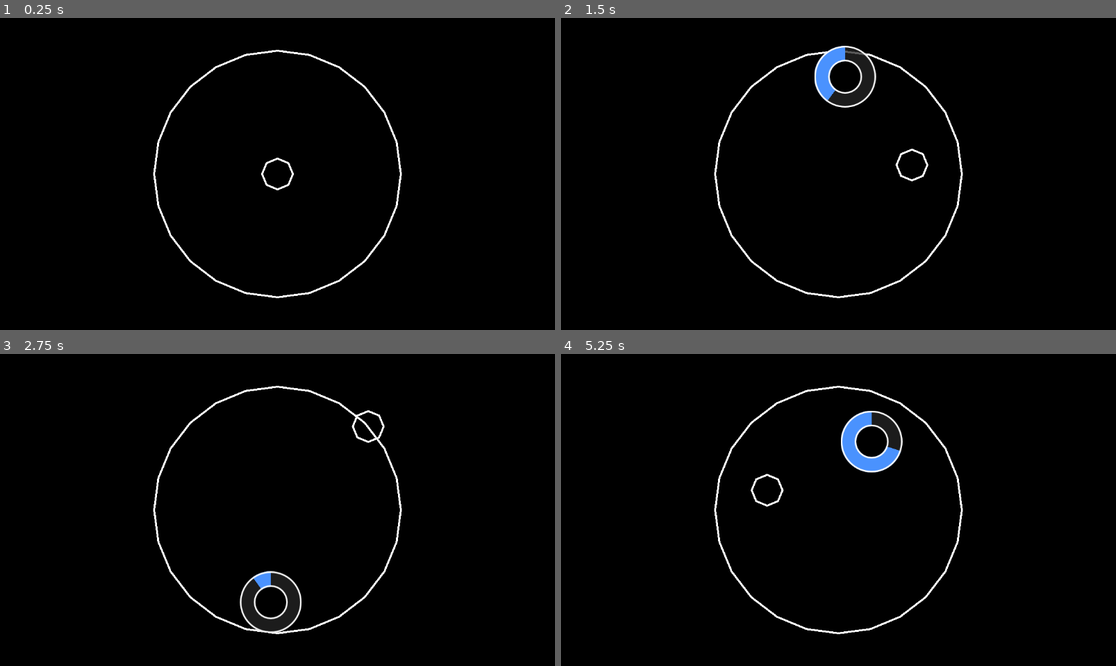
Above: before the commit, frames 1-4 (two rows, left to right).
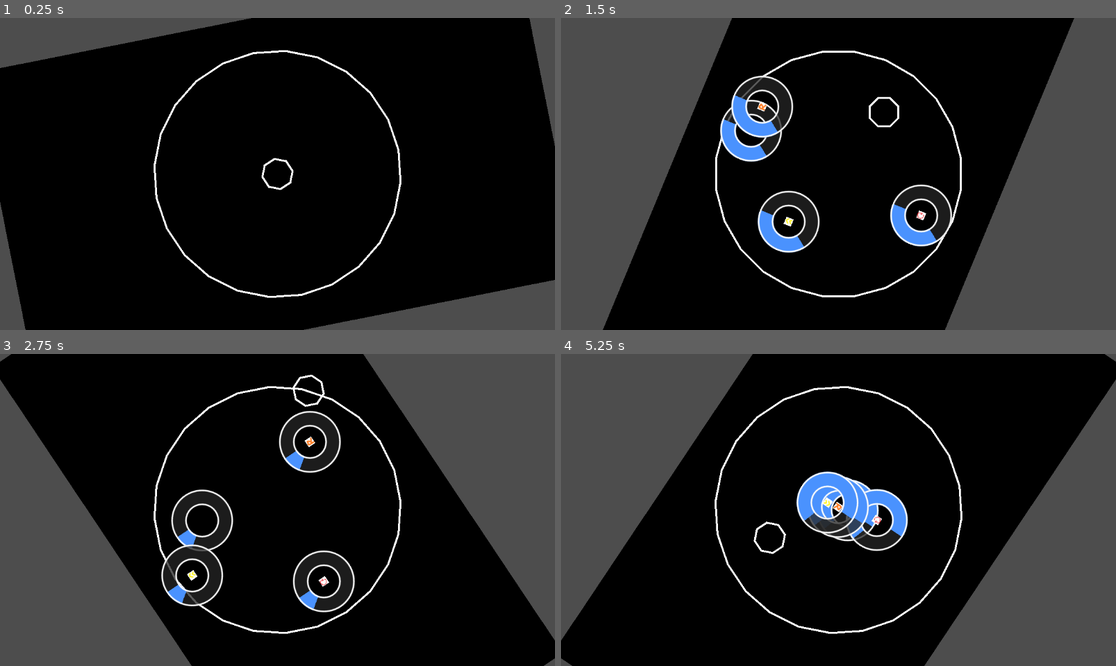
Above: after the commit, the same moments.

Repository: jokw1228/Slay_The_Circle
Game: Godot game, scene res://scenes/rooms/RoomTest.tscn
The game is run twice, just before and just after one commit, with the same random seed, the same clock (stepped at 60 frames per second) and the same inputs.
Inputs (mouse positions are in pixels of both pictures, inside the frame that each line leads up to):
- Up to frame 1 (0.25 s): no input
- Up to frame 2 (1.5 s): move the mouse to (960, 158) at 0.52 s; click (960, 158) at 0.67 s; move the mouse to (727, 189) at 1.27 s; click (727, 189) at 1.42 s
- Up to frame 3 (2.75 s): move the mouse to (333, 441) at 2.02 s; click (333, 441) at 2.17 s
- Up to frame 4 (5.25 s): move the mouse to (810, 572) at 2.77 s; click (810, 572) at 2.92 s; move the mouse to (1005, 556) at 3.52 s; click (1005, 556) at 3.67 s; move the mouse to (672, 463) at 4.27 s; click (672, 463) at 4.42 s; move the mouse to (866, 510) at 5.02 s; click (866, 510) at 5.17 s

The runs differ from the first frame. In frame 1, 10% of the frame differs, in the area x 0-100%, y 0-100%; in frame 2, 46%; in frame 3, 39%; in frame 4, 38%.

Commit message:
GameSpeedUpBomb, RotationSpeedUpBomb, RotationInversionBomb 구현

Diff:
--- /dev/null
+++ b/RotationInversionBomb.gd
@@ -0,0 +1,11 @@
+extends Area2D
+
+
+# Called when the node enters the scene tree for the first time.
+func _ready():
+	pass # Replace with function body.
+
+
+# Called every frame. 'delta' is the elapsed time since the previous frame.
+func _process(delta):
+	pass
--- a/scenes/bombs/Bomb.gd
+++ b/scenes/bombs/Bomb.gd
@@ -8,3 +8,7 @@
 func exploded():
 	# virtual method
 	pass
+
+func _on_body_entered(body):
+	if body is Player:
+		slayed()
--- a/scenes/bombs/Bomb.tscn
+++ b/scenes/bombs/Bomb.tscn
@@ -5,3 +5,5 @@
 [node name="Bomb" type="Area2D"]
 collision_layer = 0
 script = ExtResource("1_t5a2j")
+
+[connection signal="body_entered" from="." to="." method="_on_body_entered"]
--- /dev/null
+++ b/scenes/bombs/GameSpeedUpBomb.gd
@@ -0,0 +1,11 @@
+extends Bomb
+class_name GameSpeedUpBomb
+
+var game_speed_up_value: float = 0.1
+
+func slayed():
+	Engine.time_scale += game_speed_up_value
+	queue_free()
+
+func exploded():
+	queue_free()
--- /dev/null
+++ b/scenes/bombs/GameSpeedUpBomb.tscn
@@ -0,0 +1,22 @@
+[gd_scene load_steps=5 format=3 uid="uid://cr4l7m2i6dxl"]
+
+[ext_resource type="Script" path="res://scenes/bombs/GameSpeedUpBomb.gd" id="1_xqi0c"]
+[ext_resource type="PackedScene" uid="uid://dq81owitrvpew" path="res://scenes/bombs/BombTimer.tscn" id="2_iykik"]
+[ext_resource type="Texture2D" uid="uid://dgslkvvx2fvum" path="res://images/game_speed_up.png" id="3_ds3i7"]
+
+[sub_resource type="CircleShape2D" id="CircleShape2D_l8raj"]
+radius = 16.0
+
+[node name="GameSpeedUpBomb" type="Area2D"]
+script = ExtResource("1_xqi0c")
+
+[node name="CollisionShape2D" type="CollisionShape2D" parent="."]
+shape = SubResource("CircleShape2D_l8raj")
+
+[node name="BombTimer" parent="." instance=ExtResource("2_iykik")]
+
+[node name="Sprite2D" type="Sprite2D" parent="."]
+texture = ExtResource("3_ds3i7")
+
+[connection signal="body_entered" from="." to="." method="_on_body_entered"]
+[connection signal="bomb_time_out" from="BombTimer" to="." method="exploded"]
--- a/scenes/bombs/NormalBomb.gd
+++ b/scenes/bombs/NormalBomb.gd
@@ -6,7 +6,3 @@
 
 func exploded():
 	queue_free()
-
-func _on_body_entered(body):
-	if body.is_in_group("Player"):
-		slayed()
--- /dev/null
+++ b/scenes/bombs/RotationInversionBomb.gd
@@ -0,0 +1,10 @@
+extends Bomb
+class_name RotationInversionBomb
+
+func slayed():
+	var camera: PlayingfieldCamera = get_tree().current_scene.get_node("PlayingfieldCamera")
+	camera.rotation_inversion()
+	queue_free()
+
+func exploded():
+	queue_free()
--- /dev/null
+++ b/scenes/bombs/RotationInversionBomb.tscn
@@ -0,0 +1,22 @@
+[gd_scene load_steps=5 format=3 uid="uid://bd65ne6jxvojv"]
+
+[ext_resource type="Script" path="res://scenes/bombs/RotationInversionBomb.gd" id="1_u7xat"]
+[ext_resource type="PackedScene" uid="uid://dq81owitrvpew" path="res://scenes/bombs/BombTimer.tscn" id="2_ix5n8"]
+[ext_resource type="Texture2D" uid="uid://cw5wu5qajpxdb" path="res://images/rotation_reverse.png" id="3_qnysg"]
+
+[sub_resource type="CircleShape2D" id="CircleShape2D_kp1xn"]
+radius = 16.0
+
+[node name="RotationInversionBomb" type="Area2D"]
+script = ExtResource("1_u7xat")
+
+[node name="CollisionShape2D" type="CollisionShape2D" parent="."]
+shape = SubResource("CircleShape2D_kp1xn")
+
+[node name="Sprite2D" type="Sprite2D" parent="."]
+texture = ExtResource("3_qnysg")
+
+[node name="BombTimer" parent="." instance=ExtResource("2_ix5n8")]
+
+[connection signal="body_entered" from="." to="." method="_on_body_entered"]
+[connection signal="bomb_time_out" from="BombTimer" to="." method="exploded"]
--- /dev/null
+++ b/scenes/bombs/RotationSpeedUpBomb.gd
@@ -0,0 +1,10 @@
+extends Bomb
+class_name RotationSpeedUpBomb
+
+func slayed():
+	var camera: PlayingfieldCamera = get_tree().current_scene.get_node("PlayingfieldCamera")
+	camera.rotation_speed_up(PI / 16)
+	queue_free()
+
+func exploded():
+	queue_free()
--- /dev/null
+++ b/scenes/bombs/RotationSpeedUpBomb.tscn
@@ -0,0 +1,22 @@
+[gd_scene load_steps=5 format=3 uid="uid://1ohs6nj2dm33"]
+
+[ext_resource type="Script" path="res://scenes/bombs/RotationSpeedUpBomb.gd" id="1_07mff"]
+[ext_resource type="Texture2D" uid="uid://cofhcmnt2gu5a" path="res://images/rotaion_speed_up.png" id="2_qaepo"]
+[ext_resource type="PackedScene" uid="uid://dq81owitrvpew" path="res://scenes/bombs/BombTimer.tscn" id="3_g3ujk"]
+
+[sub_resource type="CircleShape2D" id="CircleShape2D_unecs"]
+radius = 16.0
+
+[node name="RotationSpeedUpBomb" type="Area2D"]
+script = ExtResource("1_07mff")
+
+[node name="CollisionShape2D" type="CollisionShape2D" parent="."]
+shape = SubResource("CircleShape2D_unecs")
+
+[node name="Sprite2D" type="Sprite2D" parent="."]
+texture = ExtResource("2_qaepo")
+
+[node name="BombTimer" parent="." instance=ExtResource("3_g3ujk")]
+
+[connection signal="body_entered" from="." to="." method="_on_body_entered"]
+[connection signal="bomb_time_out" from="BombTimer" to="." method="exploded"]
--- a/scenes/player/Player.gd
+++ b/scenes/player/Player.gd
@@ -1,4 +1,5 @@
 extends CharacterBody2D
+class_name Player
 
 @export var PlayerRayCast2D: RayCast2D
 
--- /dev/null
+++ b/scenes/playingfield/PlayingfieldCamera.gd
@@ -0,0 +1,17 @@
+extends Camera2D
+class_name PlayingfieldCamera
+
+var rotation_amount: float = 0
+var rotation_direction = 1.0
+
+func _ready():
+	rotation_amount = PI / 4
+
+func _process(delta):
+	rotation += rotation_amount * rotation_direction * delta
+
+func rotation_speed_up(up: float):
+	rotation_amount += up
+
+func rotation_inversion():
+	rotation_direction *= -1;
--- /dev/null
+++ b/scenes/playingfield/PlayingfieldCamera.tscn
@@ -0,0 +1,7 @@
+[gd_scene load_steps=2 format=3 uid="uid://cn7ttflmrmpth"]
+
+[ext_resource type="Script" path="res://scenes/playingfield/PlayingfieldCamera.gd" id="1_7d4w7"]
+
+[node name="PlayingfieldCamera" type="Camera2D" groups=["Camera"]]
+ignore_rotation = false
+script = ExtResource("1_7d4w7")
--- a/scenes/playingfield/TestBombGenerator.gd
+++ b/scenes/playingfield/TestBombGenerator.gd
@@ -1,6 +1,9 @@
 extends Node2D
 
 @export var NormalBomb_scene: PackedScene
+@export var RotationSpeedUpBomb_scene: PackedScene
+@export var RotationInversionBomb_scene: PackedScene
+@export var GameSpeedUpBomb_scene: PackedScene
 
 func _on_timer_timeout():
 	var inst = NormalBomb_scene.instantiate()
@@ -8,3 +11,21 @@
 	var r = randf_range(0, 256)
 	inst.position = Vector2(r*cos(rad), r*sin(rad))
 	get_tree().current_scene.add_child(inst)
+
+	inst = RotationSpeedUpBomb_scene.instantiate()
+	rad = randf_range(0,2*PI)
+	r = randf_range(0, 256)
+	inst.position = Vector2(r*cos(rad), r*sin(rad))
+	get_tree().current_scene.add_child(inst)
+
+	inst = RotationInversionBomb_scene.instantiate()
+	rad = randf_range(0,2*PI)
+	r = randf_range(0, 256)
+	inst.position = Vector2(r*cos(rad), r*sin(rad))
+	get_tree().current_scene.add_child(inst)
+
+	inst = GameSpeedUpBomb_scene.instantiate()
+	rad = randf_range(0,2*PI)
+	r = randf_range(0, 256)
+	inst.position = Vector2(r*cos(rad), r*sin(rad))
+	get_tree().current_scene.add_child(inst)
--- a/scenes/playingfield/TestBombGenerator.tscn
+++ b/scenes/playingfield/TestBombGenerator.tscn
@@ -1,11 +1,17 @@
-[gd_scene load_steps=3 format=3 uid="uid://cx1j53lav5had"]
+[gd_scene load_steps=6 format=3 uid="uid://cx1j53lav5had"]
 
 [ext_resource type="Script" path="res://scenes/playingfield/TestBombGenerator.gd" id="1_mqm6x"]
 [ext_resource type="PackedScene" uid="uid://bj78l3upa26ik" path="res://scenes/bombs/NormalBomb.tscn" id="2_srx4d"]
+[ext_resource type="PackedScene" uid="uid://1ohs6nj2dm33" path="res://scenes/bombs/RotationSpeedUpBomb.tscn" id="3_d2e76"]
+[ext_resource type="PackedScene" uid="uid://bd65ne6jxvojv" path="res://scenes/bombs/RotationInversionBomb.tscn" id="4_d7wte"]
+[ext_resource type="PackedScene" uid="uid://cr4l7m2i6dxl" path="res://scenes/bombs/GameSpeedUpBomb.tscn" id="5_hxtuu"]
 
 [node name="TestBombGenerator" type="Node2D"]
 script = ExtResource("1_mqm6x")
 NormalBomb_scene = ExtResource("2_srx4d")
+RotationSpeedUpBomb_scene = ExtResource("3_d2e76")
+RotationInversionBomb_scene = ExtResource("4_d7wte")
+GameSpeedUpBomb_scene = ExtResource("5_hxtuu")
 
 [node name="Timer" type="Timer" parent="."]
 autostart = true
--- a/scenes/rooms/RoomTest.tscn
+++ b/scenes/rooms/RoomTest.tscn
@@ -1,10 +1,13 @@
-[gd_scene load_steps=4 format=3 uid="uid://i31oljejy0t3"]
+[gd_scene load_steps=5 format=3 uid="uid://i31oljejy0t3"]
 
 [ext_resource type="PackedScene" uid="uid://bhe55ocau21ot" path="res://scenes/player/Player.tscn" id="1_08iax"]
+[ext_resource type="PackedScene" uid="uid://cn7ttflmrmpth" path="res://scenes/playingfield/PlayingfieldCamera.tscn" id="1_itx83"]
 [ext_resource type="PackedScene" uid="uid://s264e74phclm" path="res://scenes/playingfield/CircleField.tscn" id="2_qsuum"]
 [ext_resource type="PackedScene" uid="uid://cx1j53lav5had" path="res://scenes/playingfield/TestBombGenerator.tscn" id="3_lbb06"]
 
 [node name="RoomTest" type="Node2D"]
+
+[node name="PlayingfieldCamera" parent="." instance=ExtResource("1_itx83")]
 
 [node name="ColorRect" type="ColorRect" parent="."]
 offset_left = -576.0
Binary file added: images/game_speed_up.png
Not shown, added: images/game_speed_up.png.import
Binary file added: images/rotaion_speed_up.png
Not shown, added: images/rotaion_speed_up.png.import
Binary file added: images/rotation_reverse.png
Not shown, added: images/rotation_reverse.png.import
Not shown, added: scenes/bombs/NorA7FA.tmp
